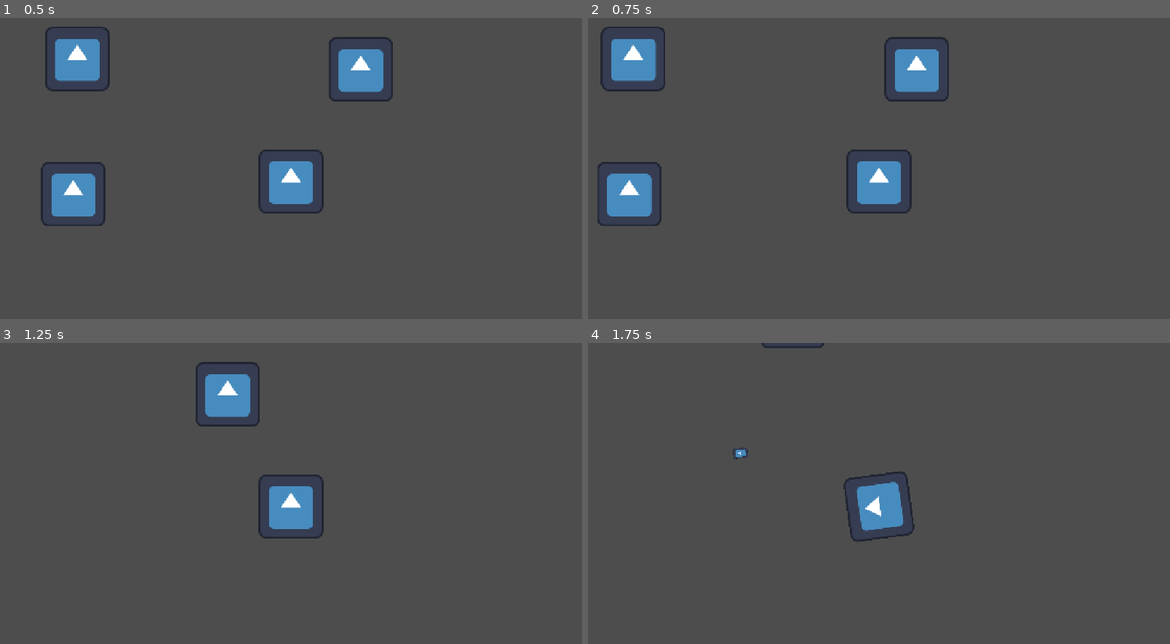
Above: before the commit, frames 1-4 (two rows, left to right).
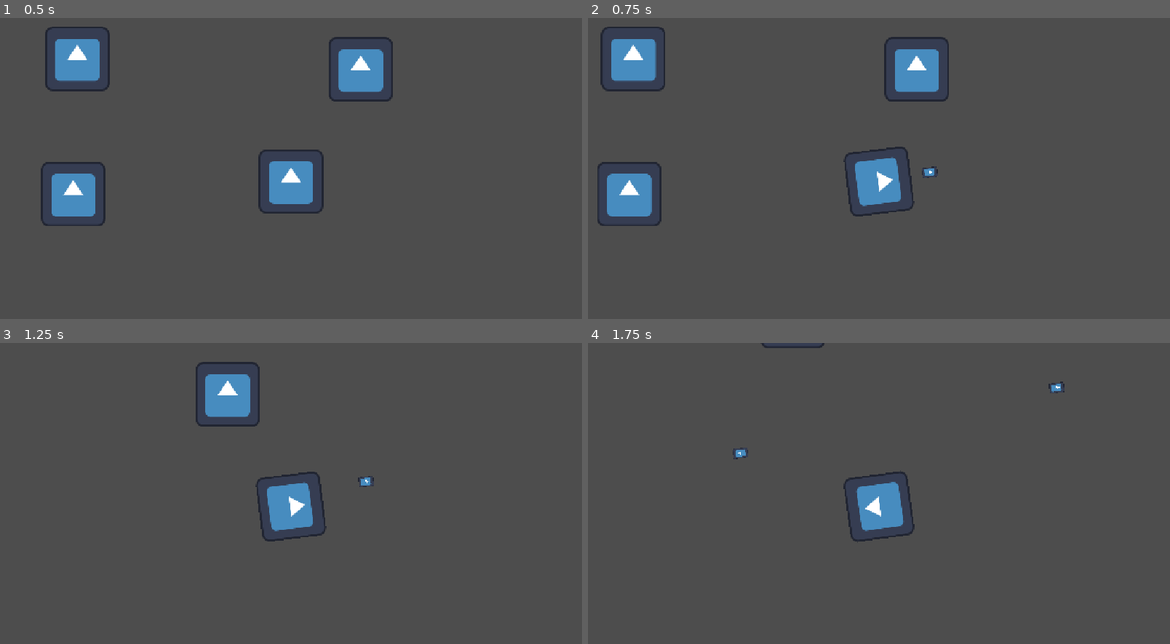
Above: after the commit, the same moments.

Repository: snwng/GMTK-Game-Jam-2026-entry
Game: Godot game, scene res://scenes/levels/main_scene.tscn
The game is run twice, just before and just after one commit, with the same random seed, the same clock (stepped at 60 frames per second) and the same inputs. The engine's default icon, where the game draws it, is replaced by a stand-in: a white triangle on a blue panel in a dark square.
Inputs (mouse positions are in pixels of both pictures, inside the frame that each line leads up to):
- Up to frame 1 (0.5 s): no input
- Up to frame 2 (0.75 s): tap Enter at 0.5 s; move the mouse to (1007, 165) at 0.52 s; hold Right (move_right) from 0.53 s (still down); click (1007, 165) at 0.6 s
- Up to frame 3 (1.25 s): keep holding Right (move_right)
- Up to frame 4 (1.75 s): move the mouse to (762, 523) at 1.27 s; release Right (move_right) at 1.28 s; hold Down (move_down) from 1.28 s (still down); click (762, 523) at 1.35 s

Frame 1 is identical in both runs. In frame 2, 0.6% of the frame differs, in the area x 43-61%, y 42-66%; in frame 3, 0.6%, in the area x 43-65%, y 42-66%; in frame 4, less than 0.1%.

Commit message:
Implement weapon and projectile class system
Refactors the hardcoded bullet logic into modular weapon and projectile
classes. This includes adding base classes for weapons and projectiles,
implementing a gun component, and updating the player controller to
support equipping and firing modular weapons.

Diff:
--- a/scenes/entities/bullet.tscn
+++ b/scenes/entities/bullet.tscn
@@ -1,6 +1,6 @@
 [gd_scene format=3 uid="uid://ba30ixlkhjxbr"]
 
-[ext_resource type="Script" uid="uid://ckkgq41kh86jy" path="res://scripts/bullet.gd" id="1_byxw7"]
+[ext_resource type="Script" uid="uid://drtblbdb18uqy" path="res://scripts/projectile.gd" id="1_byxw7"]
 [ext_resource type="Texture2D" uid="uid://qnehj38t5cla" path="res://icon.svg" id="1_ma0cl"]
 
 [sub_resource type="CapsuleShape2D" id="CapsuleShape2D_wotii"]
--- /dev/null
+++ b/scenes/entities/gun.tscn
@@ -0,0 +1,10 @@
+[gd_scene format=3 uid="uid://8ibc0u2ppgy5"]
+
+[ext_resource type="Script" uid="uid://cflr7hhckcdgh" path="res://scripts/gun.gd" id="1_p8dnu"]
+[ext_resource type="PackedScene" uid="uid://ba30ixlkhjxbr" path="res://scenes/entities/bullet.tscn" id="2_rpk72"]
+
+[node name="gun" type="Node2D" unique_id=446291605]
+script = ExtResource("1_p8dnu")
+projectile = ExtResource("2_rpk72")
+
+[node name="Timer" type="Timer" parent="." unique_id=740092070]
--- /dev/null
+++ b/scripts/gun.gd
@@ -0,0 +1,21 @@
+class_name Gun extends Weapon
+
+@onready var timer: Timer = $Timer
+
+
+func _ready() -> void:
+	timer.wait_time = cooldown
+	timer.one_shot = true
+	timer.timeout.connect(func() -> void:
+		can_fire = true
+	)
+
+func trigger_pressed(origin: Vector2, angle: float) -> void:
+	if can_fire:
+		can_fire = false
+		var offset: Vector2 = Vector2.UP.rotated(angle) * Projectile_Spawn_Offset
+		var bullet: Projectile = projectile.instantiate()
+		bullet.position = origin + offset
+		bullet.rotation = angle
+		Global.game_manager.add_2D_node(bullet)
+		timer.start()
--- a/scripts/player_controller.gd
+++ b/scripts/player_controller.gd
@@ -1,8 +1,7 @@
 # This script defines the behavior of the player character in the game. It handles input, movement, and weapon firing.
 class_name Player extends Entity
 
-@export var Bullet_Spawn_Offset: float = 90.0
-@export var Bullet_scene: PackedScene
+@export var weapon: Weapon
 
 var mouse_captured: bool = false
 var can_interact: bool = true # This variable can be used to disable player interaction when needed, such as during cutscenes, dialogues, pauses, etc.
@@ -23,6 +22,13 @@
 	Input.mouse_mode = Input.MOUSE_MODE_VISIBLE
 
 
+func set_weapon(new_weapon: Weapon) -> void:
+	if weapon:
+		weapon.queue_free()
+	weapon = new_weapon
+	add_child(weapon)
+
+
 func rotate_player(mouse: Vector2) -> void:
 	if mouse_captured and can_interact:
 		var center: Vector2 = get_global_transform_with_canvas().get_origin()
@@ -31,27 +37,26 @@
 		rotation = angle
 
 
-func fire_weapon() -> void:
-	var offset: Vector2 = Vector2.UP.rotated(rotation) * Bullet_Spawn_Offset
-	var bullet: Bullet = Bullet_scene.instantiate()
-	bullet.position = global_position + offset
-	bullet.rotation = self.rotation
-	Global.game_manager.add_2D_node(bullet)
+func _ready() -> void:
+	capture_mouse()
+	var gun: PackedScene = load("res://scenes/entities/gun.tscn")
+	set_weapon(gun.instantiate())
 
-
-func _ready() -> void:
-	pass # Replace with function body.
 
 
 func _process(_delta: float) -> void:
 	if Input.is_action_just_pressed("unfocus"):
 		release_mouse()
+		weapon.trigger_released(global_position, rotation)
 	elif Input.is_action_just_pressed("fire"):
 		if mouse_captured:
 			if can_interact:
-				fire_weapon()
+				weapon.trigger_pressed(global_position, rotation)
 		else:
 			capture_mouse()
+	elif Input.is_action_just_released("fire"):
+		if mouse_captured:
+			weapon.trigger_released(global_position, rotation)
 
 
 func _physics_process(delta: float) -> void:
--- a/scripts/bullet.gd
+++ b/scripts/projectile.gd
@@ -1,5 +1,5 @@
 # This script defines the behavior of a bullet in the game. It handles movement, collision detection, and damage application to entities.
-class_name Bullet extends Node2D
+class_name Projectile extends Node2D
 
 const SPEED: float = 500.0
 const LIFETIME: float = 2.0
--- /dev/null
+++ b/scripts/weapon.gd
@@ -0,0 +1,15 @@
+class_name Weapon extends Node2D
+
+@export var Projectile_Spawn_Offset: float = 90.0
+@export var projectile: PackedScene
+@export var cooldown: float = 0.5
+
+var can_fire: bool = true
+
+
+func trigger_pressed(_origin: Vector2, _angle: float) -> void:
+	pass
+
+
+func trigger_released(_origin: Vector2, _angle: float) -> void:
+	pass
Not shown, removed: scripts/bullet.gd.uid
Not shown, added: scripts/enemy.gd.uid
Not shown, added: scripts/gun.gd.uid
Not shown, added: scripts/projectile.gd.uid
Not shown, added: scripts/weapon.gd.uid
